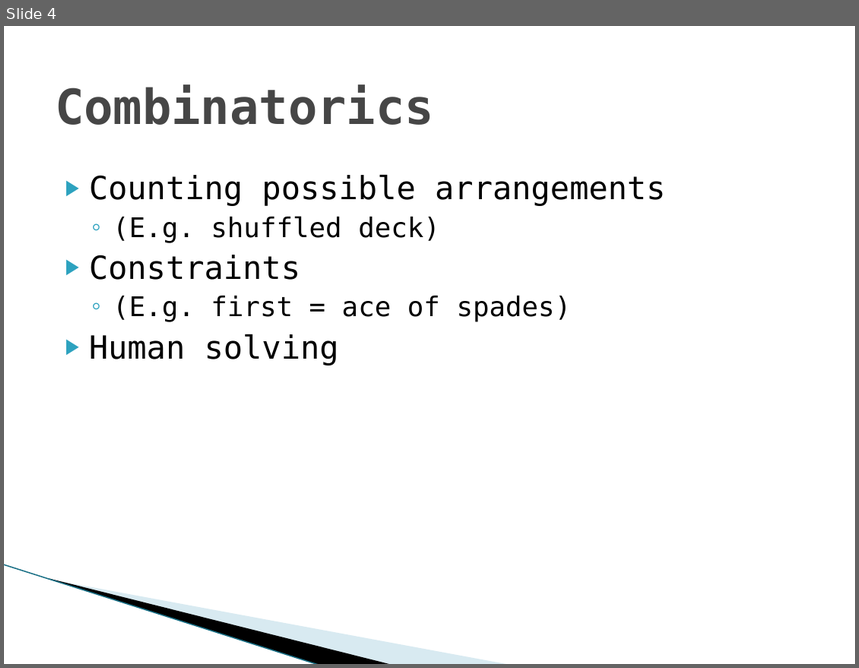
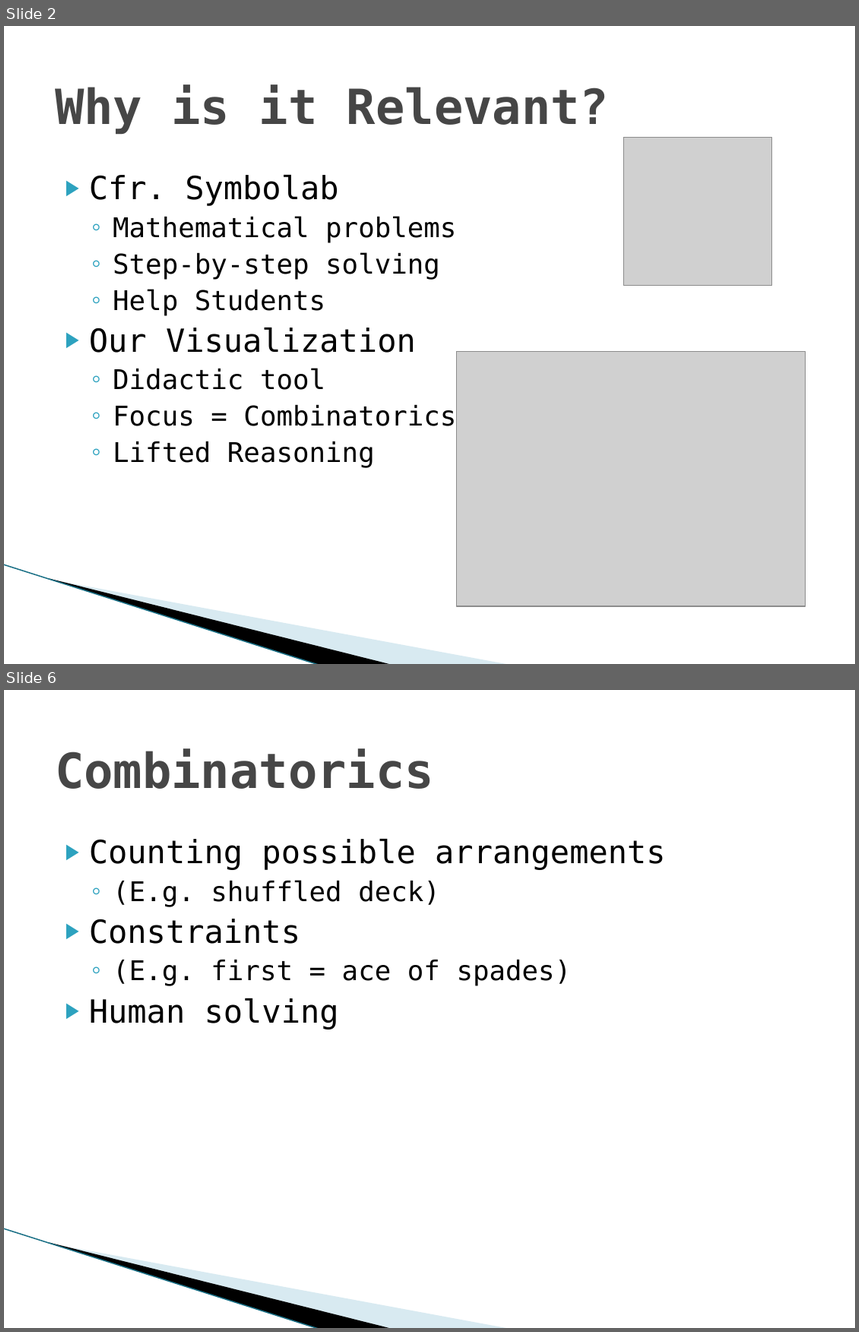
Before and after one commit to Mickaly13X/wv_project, a slide deck: Presentation.pptx. Shown one above the other, each under a label of ours: slide 4 before the commit, slides 2 and 6 after it; the slides between them are not shown. The pictures are 859x668 and 859x1332 pixels, drawn with LibreOffice and Linux fonts; fonts in the diff are those of the drawing; grey boxes stand for pictures; background and template pictures are left out. Boxes give left, top, right and bottom in pixels: in the first picture for what was removed or moved away, otherwise in the second. Text is boxed around its words. In the diff, an @@ line names an element or a change of style, - is before the commit and + after.

```diff
--- a/Presentation.pptx
+++ b/Presentation.pptx
@@ slide 2 added at (4,26,855,664), background #FFFFFF; not listed: 3 template elements that a slide beside it also shows @@
@@ title added at (55,85,609,134), 41 pt, text #464646, bold @@
+Why is it Relevant?
@@ picture added at (623,138,772,286) @@
@@ text added at (89,175,456,468), 23 pt, text #000000 @@
+▶ Cfr. Symbolab
+  ◦ Mathematical problems
+  ◦ Step-by-step solving
+  ◦ Help Students
+▶ Our Visualization
+  ◦ Didactic tool
+  ◦ Focus = Combinatorics
+  ◦ Lifted Reasoning
@@ picture added at (456,352,805,607) @@
@@ what was slide 4 is now slide 6 @@
```
Also in this commit, not shown: 5 slides changed, 2 other slides added, 1 other file.
